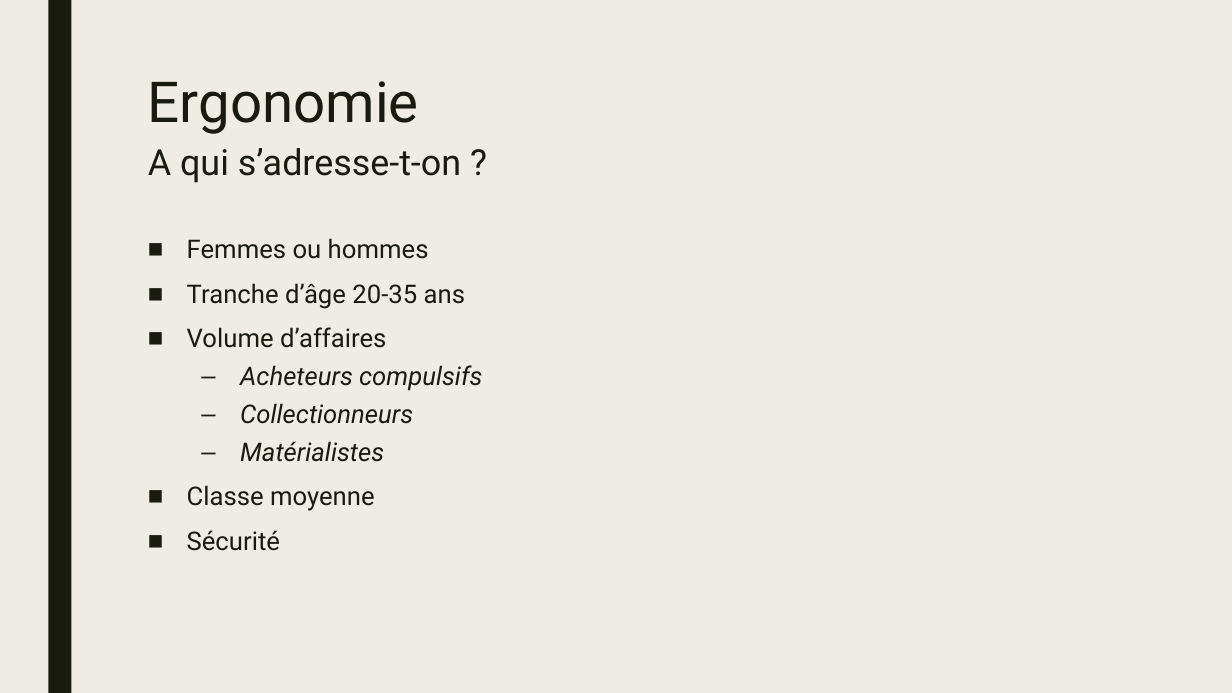
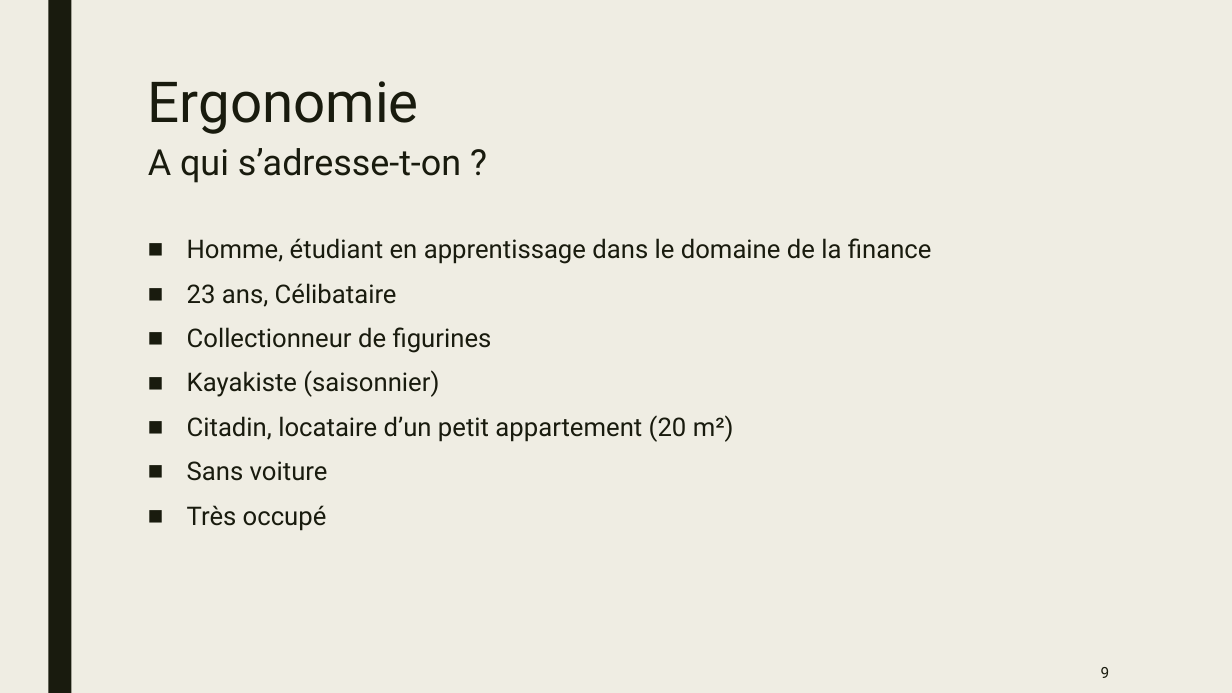
Before and after one commit to csorano/FlexiBox, a slide deck: slide 9 of Diaporama/Diaporama.pptx (slide 10 before the commit). Drawn at 1232x693 pixels with LibreOffice and Linux fonts; fonts in the diff are those of the drawing. Boxes give left, top, right and bottom in pixels: in the first picture for what was removed or moved away, otherwise in the second. Text is boxed around its words. In the diff, an @@ line names an element or a change of style, - is before the commit and + after.

```diff
--- a/Diaporama/Diaporama.pptx
+++ b/Diaporama/Diaporama.pptx
@@ text at <box>187,238,932,531</box>: text changed @@
-■ Femmes ou hommes
-■ Tranche d’âge 20-35 ans
-■ Volume d’affaires
-  – Acheteurs compulsifs
-  – Collectionneurs
-  – Matérialistes
-■ Classe moyenne
-■ Sécurité
+■ Homme, étudiant en apprentissage dans le domaine de la finance
+■ 23 ans, Célibataire
+■ Collectionneur de figurines
+■ Kayakiste (saisonnier)
+■ Citadin, locataire d’un petit appartement (20 m²)
+■ Sans voiture
+■ Très occupé
@@ page number added at <box>1101,667,1110,678</box>, 12 pt, text #191B0E @@
+9
```
Also in this commit, not shown: 20 other slides changed, 1 slide removed, 7 other files.
